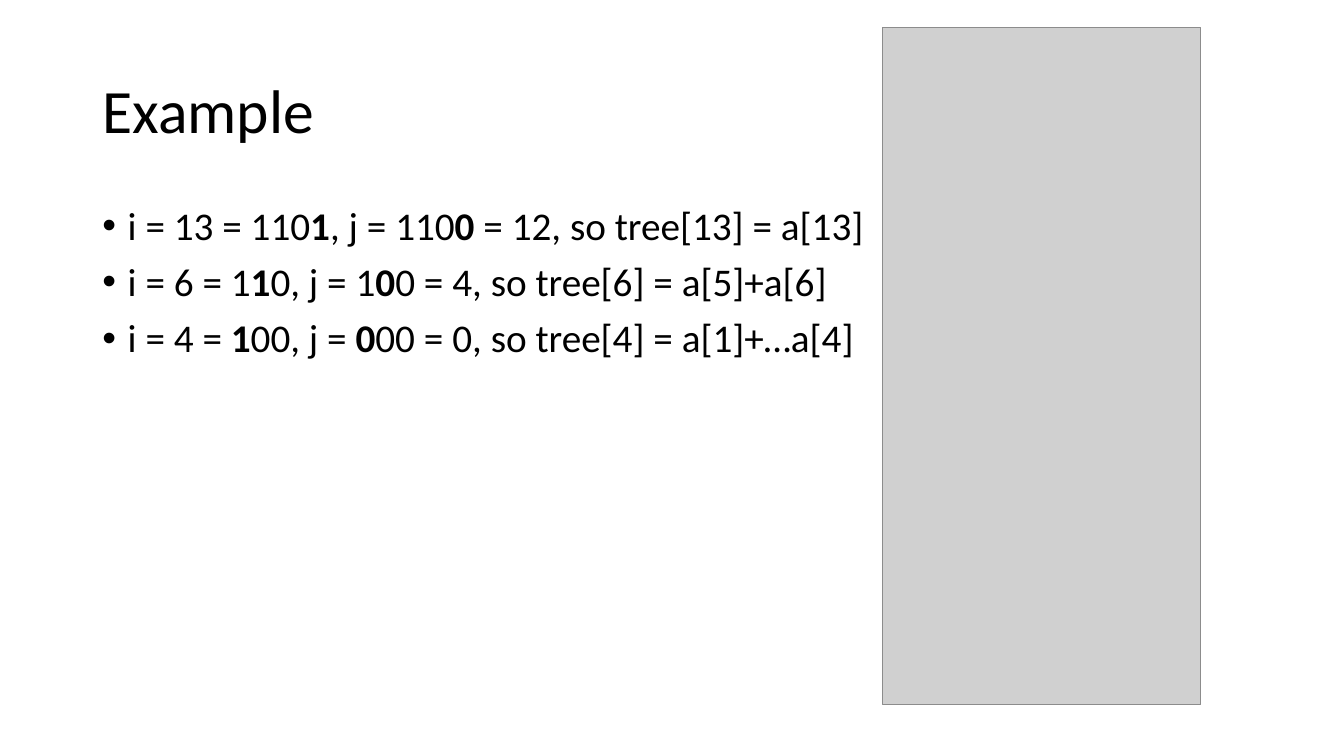
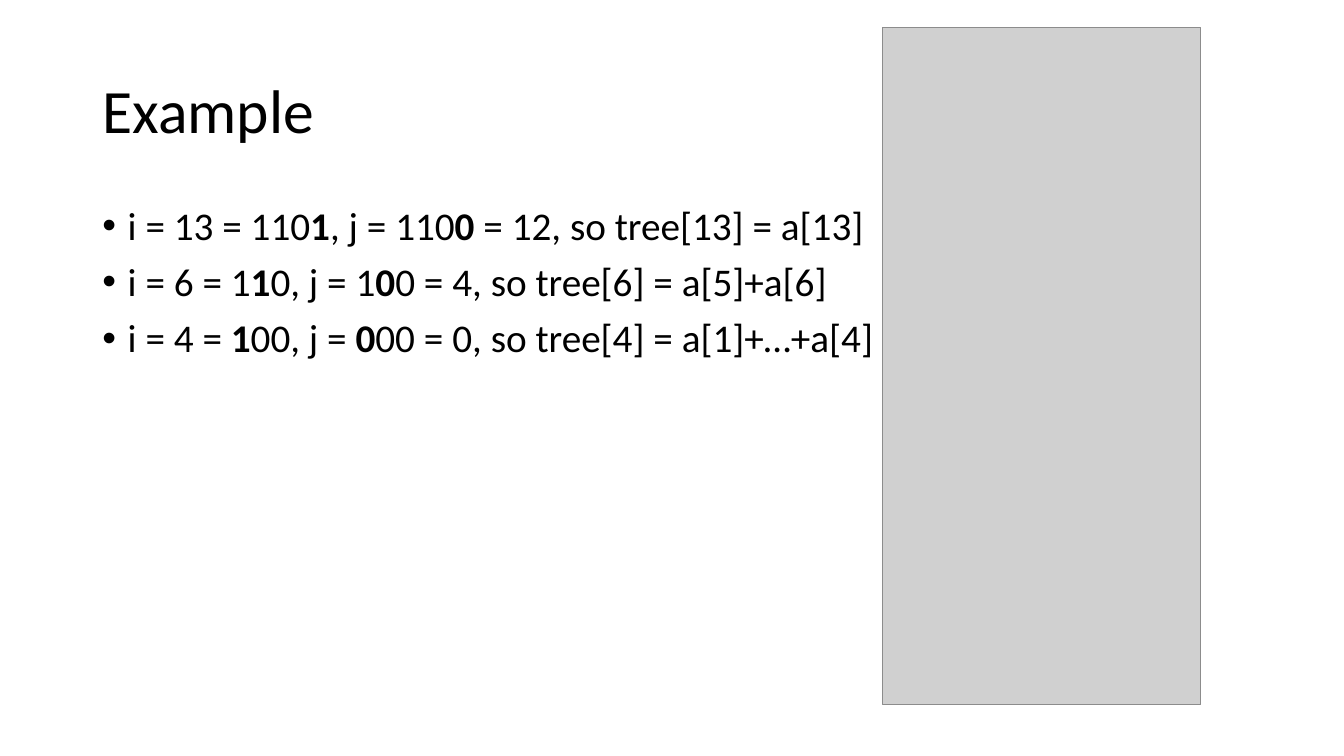
Before and after one commit to kwea123/cpp_data_algo, a slide deck: slide 7 of 9_Advanced.pptx (slide 5 before the commit). Drawn at 1344x756 pixels with LibreOffice and Linux fonts; fonts in the diff are those of the drawing; grey boxes stand for pictures. Boxes give left, top, right and bottom in pixels: in the first picture for what was removed or moved away, otherwise in the second. Text is boxed around its words. In the diff, an @@ line names an element or a change of style, - is before the commit and + after.

Commit message:
fix

```diff
--- a/9_Advanced.pptx
+++ b/9_Advanced.pptx
@@ text at bbox=[128, 323, 873, 359]: text changed @@
-• i = 4 = 100, j = 000 = 0, so tree[4] = a[1]+…a[4]
+• i = 4 = 100, j = 000 = 0, so tree[4] = a[1]+…+a[4]
```
Also in this commit, not shown: 2 slides added.
